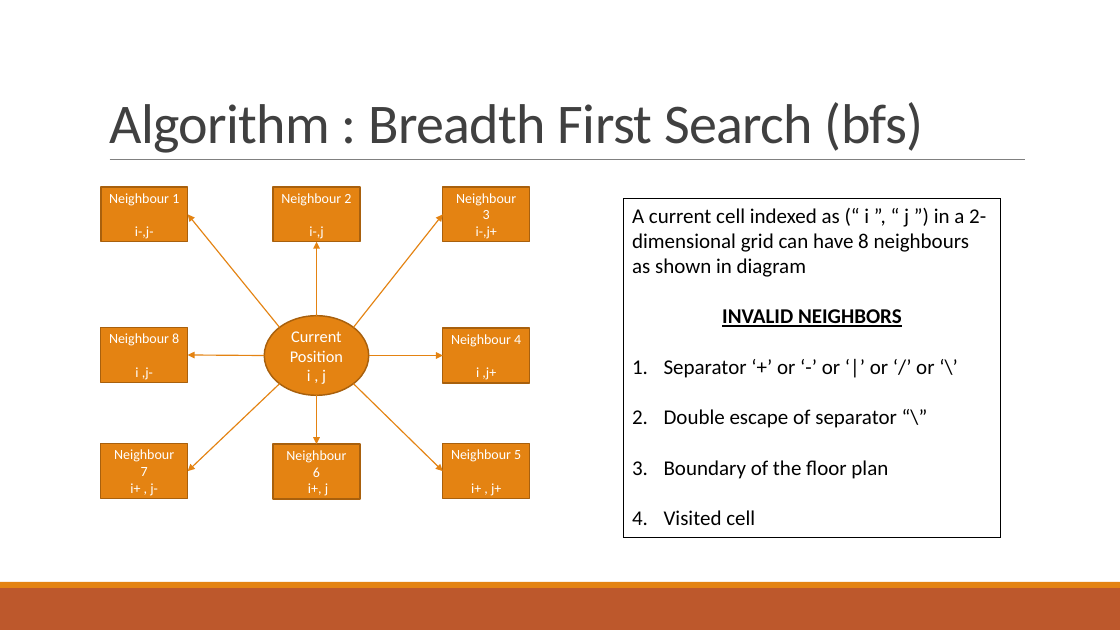
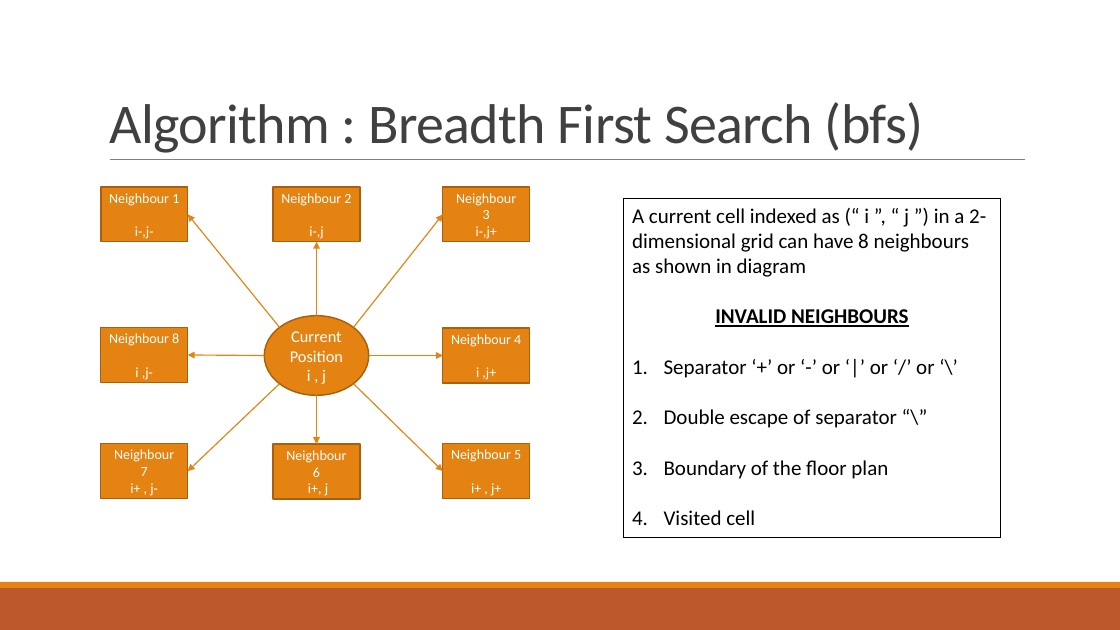
Before and after one commit to naveshkumar/bfs, a slide deck: slide 7 of solutionNaveshKumarDataScientist.pptx. Drawn at 1120x630 pixels with LibreOffice and Linux fonts; fonts in the diff are those of the drawing. Boxes give left, top, right and bottom in pixels: in the first picture for what was removed or moved away, otherwise in the second. Text is boxed around its words. In the diff, an @@ line names an element or a change of style, - is before the commit and + after.

```diff
--- a/solutionNaveshKumarDataScientist.pptx
+++ b/solutionNaveshKumarDataScientist.pptx
@@ text in rectangle at (715, 309, 908, 327): text changed @@
-INVALID NEIGHBORS
+INVALID NEIGHBOURS
```
